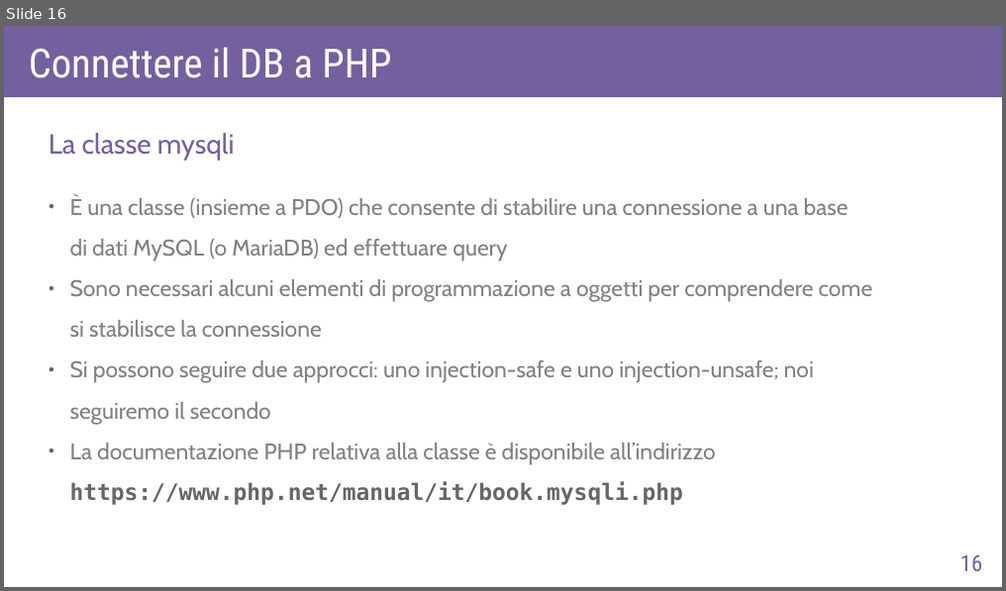
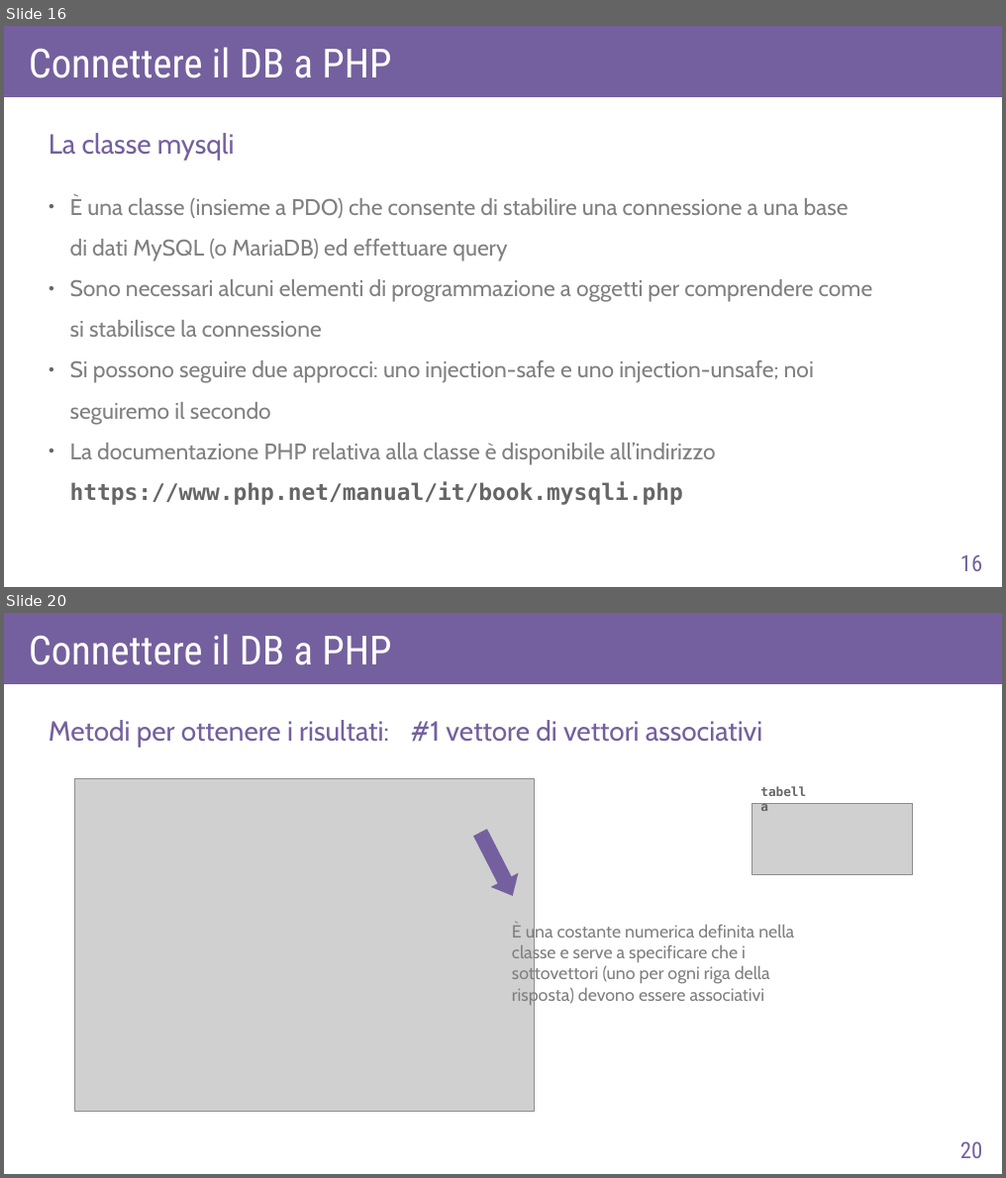
Before and after one commit to AlexF1789/corsoPHP, a slide deck: slide_odp/lez6.odp. Shown one above the other, each under a label of ours: slide 16 before the commit, slides 16 and 20 after it; the slides between them are not shown. The pictures are 1006x591 and 1006x1178 pixels, drawn with LibreOffice and Linux fonts; fonts in the diff are those of the drawing; grey boxes stand for pictures. Boxes give left, top, right and bottom in pixels: in the first picture for what was removed or moved away, otherwise in the second. Text is boxed around its words. In the diff, an @@ line names an element or a change of style, - is before the commit and + after.

```diff
--- a/slide_odp/lez6.odp
+++ b/slide_odp/lez6.odp
@@ slide 20 added at [4,613,1002,1174], background #FFFFFF @@
@@ rectangle added at [4,613,1002,684], fill #74609E @@
@@ text added at [29,634,391,665], 32 pt, text #FFFFFF @@
+Connettere il DB a PHP
@@ text added at [49,720,762,747], 22 pt, text #74609E @@
+Metodi per ottenere i risultati: #1 vettore di vettori associativi
@@ picture added at [75,778,535,1112] @@
@@ text added at [752,779,823,818], 10 pt, text #666666, bold @@
+tabella
@@ picture added at [752,804,913,874] @@
@@ right arrow added at [467,826,527,904], fill #74609E @@
@@ text added at [512,923,794,1006], 14 pt, text #808080 @@
+È una costante numerica definita nella classe e serve a specificare che i sottovettori (uno per ogni riga della risposta) devono essere associativi
@@ page number added at [960,1142,983,1158], 18 pt, text #74609E @@
+20
```
Also in this commit, not shown: 10 slides changed, 4 other slides added, 5 other files.
